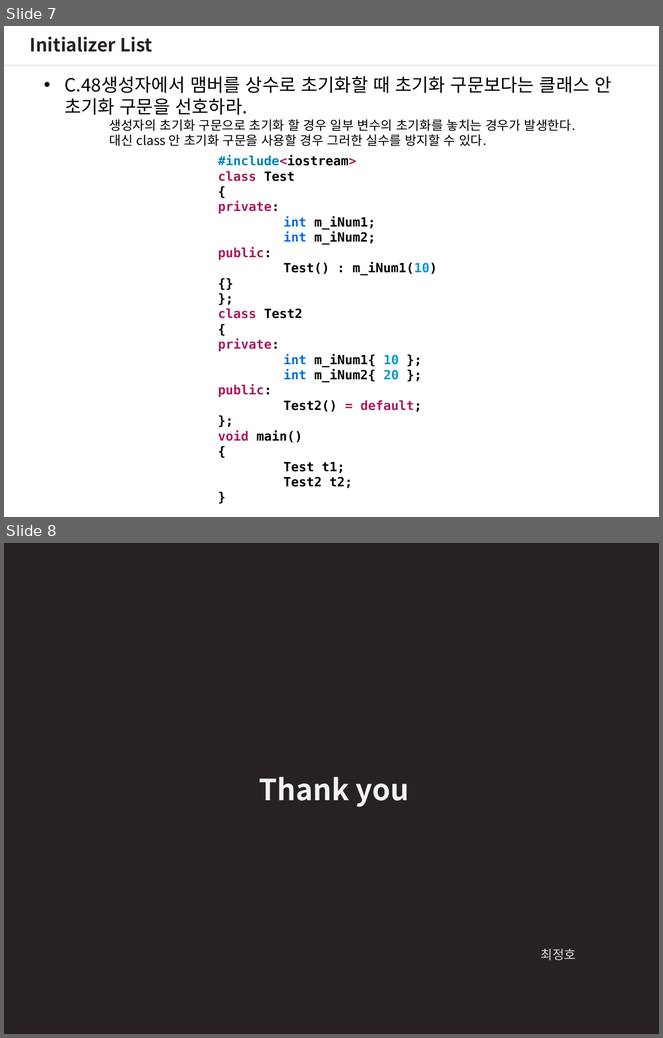
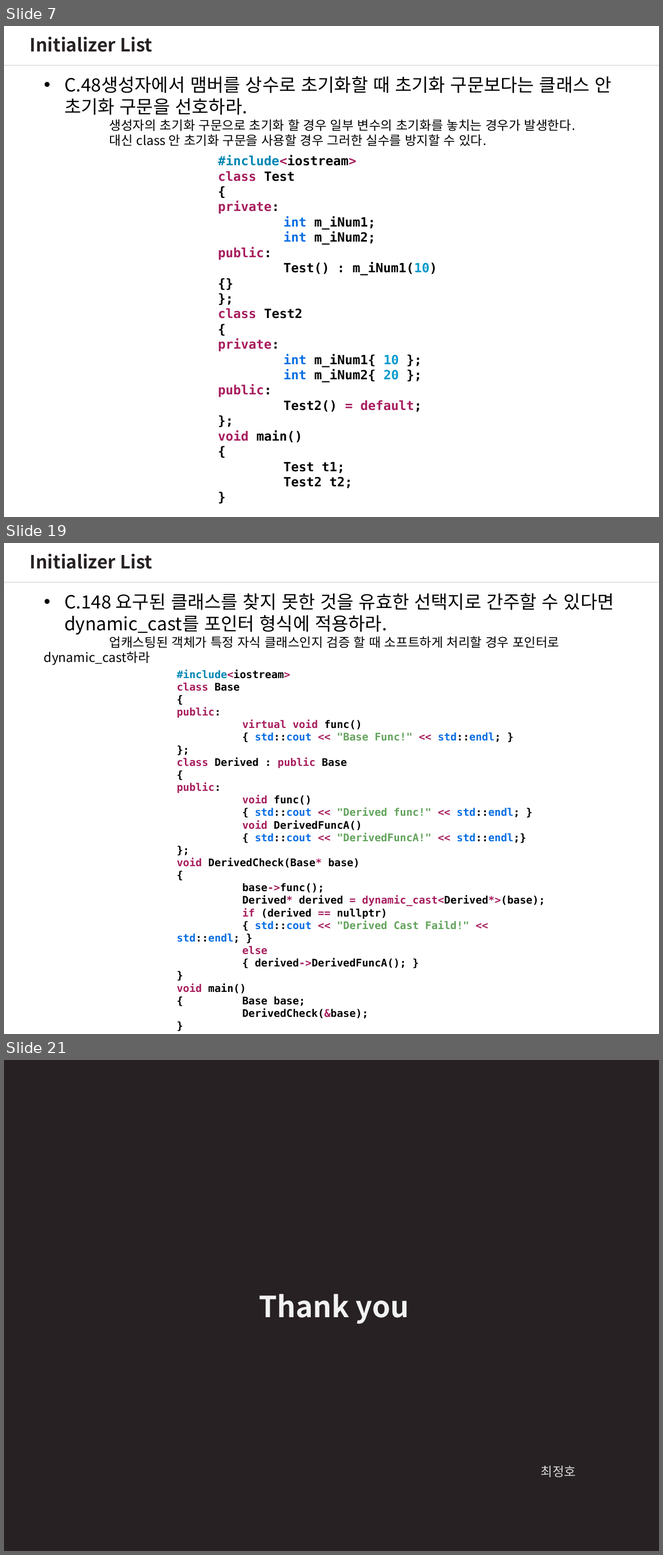
Before and after one commit to wjdgh2910a/CPP_Core_Guidelines_Study, a slide deck: CoreGuideLinesStudy_2.pptx. Shown one above the other, each under a label of ours: slides 7 and 8 before the commit, slides 7, 19 and 21 after it; the slides between them are not shown. The pictures are 663x1038 and 663x1555 pixels, drawn with LibreOffice and Linux fonts; fonts in the diff are those of the drawing. Boxes give left, top, right and bottom in pixels: in the first picture for what was removed or moved away, otherwise in the second. Text is boxed around its words. In the diff, an @@ line names an element or a change of style, - is before the commit and + after.

```diff
--- a/CoreGuideLinesStudy_2.pptx
+++ b/CoreGuideLinesStudy_2.pptx
@@ slide 19 added at [4,543,659,1034], background #FFFFFF @@
@@ text added at [30,553,152,569], 20 pt, text #272123, bold @@
+Initializer List
@@ line added from (659, 583) to (4, 583), #A6A6A6 0.75 pt @@
@@ text added at [44,593,614,665], 20 pt, text #000000 @@
+• C.148 요구된 클래스를 찾지 못한 것을 유효한 선택지로 간주할 수 있다면 dynamic_cast를 포인터 형식에 적용하라.
+업캐스팅된 객체가 특정 자식 클래스인지 검증 할 때 소프트하게 처리할 경우 포인터로 dynamic_cast하라
@@ text added at [177,669,545,1019], 11.5 pt, text #010101, bold @@
+#include<iostream>
+class Base
+{
+public:
+virtual void func()
+{ std::cout << "Base Func!" << std::endl; }
+};
+class Derived : public Base
+{
+public:
+void func()
+{ std::cout << "Derived func!" << std::endl; }
+void DerivedFuncA()
+{ std::cout << "DerivedFuncA!" << std::endl;}
+};
+void DerivedCheck(Base* base)
+{
+base->func();
+Derived* derived = dynamic_cast<Derived*>(base);
+if (derived == nullptr)
+{ std::cout << "Derived Cast Faild!" << std::endl; }
+else
+{ derived->DerivedFuncA(); }
+}
+void main()
+{ Base base;
+DerivedCheck(&base);
+}
@@ what was slide 8 is now slide 21 @@
```
Also in this commit, not shown: 12 other slides added.
